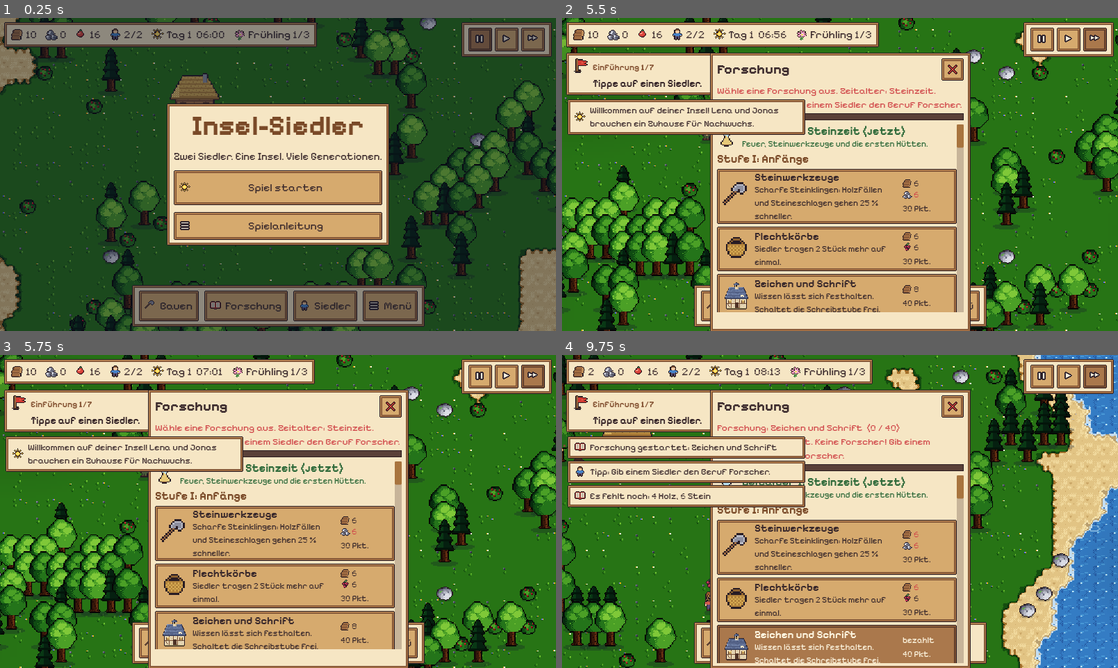
Above: before the commit, frames 1-4 (two rows, left to right).
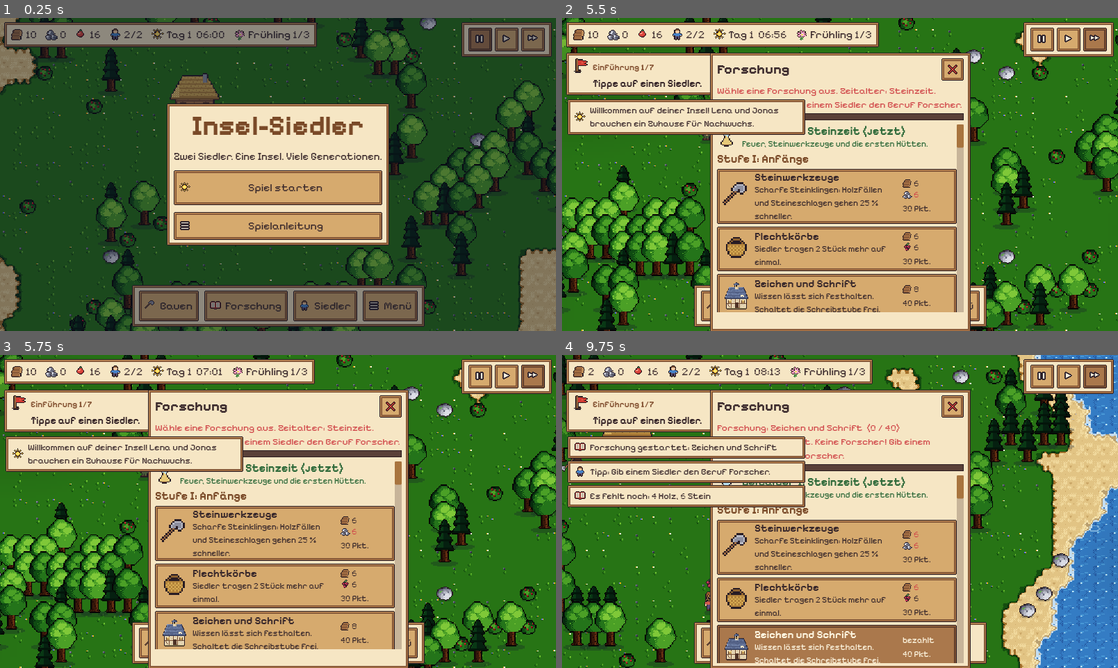
Above: after the commit, the same moments.

Repository: roderichpralle-a11y/New_World
Game: Godot game, scene res://scenes/main.tscn
Same seed, same stepped clock (60 frames per second), same inputs: the game is played once before the commit and once after it.
Inputs (mouse positions are in pixels of both pictures, inside the frame that each line leads up to):
- Up to frame 1 (0.25 s): no input
- Up to frame 2 (5.5 s): click "Spiel starten" at 0.5 s; click (1040, 39) at 1.27 s; click (1067, 39) at 2.02 s; click (1095, 39) at 2.77 s; tap Enter at 3.5 s; drag from (673, 93) to (895, 105) at 3.52 s; click "Bauen" at 4.25 s; click "Forschung" at 5 s
- Up to frame 3 (5.75 s): no input
- Up to frame 4 (9.75 s): click "Siedler" at 5.75 s; drag from (728, 527) to (812, 574) at 6.52 s; move the mouse to (895, 442) at 7.27 s; hold D 7.28-8 s; drag from (812, 574) to (673, 464) at 8.02 s; click "0%" at 8.75 s; click "Siedler" at 9.5 s

Frames 1-3 are identical in both runs. In frame 4, less than 0.1% of the frame differs, in the area x 0-4%, y 20-38%.

Commit message:
Siedler arbeiten langsamer: work_pace 0.65 für alle Arbeit und Forschung
Co-Authored-By: Claude Opus 5.5 (1M context) <noreply@anthropic.com>
Claude-Session: https://claude.ai/code/session_01WkENq52zwz9MDen2gh68ZQ

Diff:
--- a/data/balance.json
+++ b/data/balance.json
@@ -21,6 +21,7 @@
   "newcomer_chance": 0.03,
   "carry_capacity": 4,
   "walk_speed": 34.0,
+  "work_pace": 0.65,
   "skill_xp_per_level": 30.0,
   "skill_max": 10,
   "base_storage": 0,
--- a/scripts/entities/settler.gd
+++ b/scripts/entities/settler.gd
@@ -374,7 +374,8 @@
 
 ## Arbeitstempo fuer eine Faehigkeit inklusive Forschungsboni.
 func work_factor(sk: String, bonus: String = "") -> float:
-	var f := skill_factor(sk) * Game.eff("work") * Seasons.work_mult(world) * mind.work_power()
+	var f := skill_factor(sk) * Game.eff("work") * Seasons.work_mult(world) * mind.work_power() \
+		* float(Data.bal("work_pace", 1.0))
 	if bonus != "":
 		f *= Game.eff(bonus)
 	return f
@@ -928,7 +929,7 @@
 	if not is_instance_valid(b) or not b.complete:
 		return
 	var pts := float(Data.bal("research_per_work", 1.0)) * float(b.research_def().get("factor", 1.0)) * skill_factor("wissen") \
-		* mind.research_factor() * mind.work_power()
+		* mind.research_factor() * mind.work_power() * float(Data.bal("work_pace", 1.0))
 	Game.add_research(pts)
 	gain_xp("wissen", 0.5)
 	b.mark_active(3.0)
Not shown, changed: DESIGN.md
